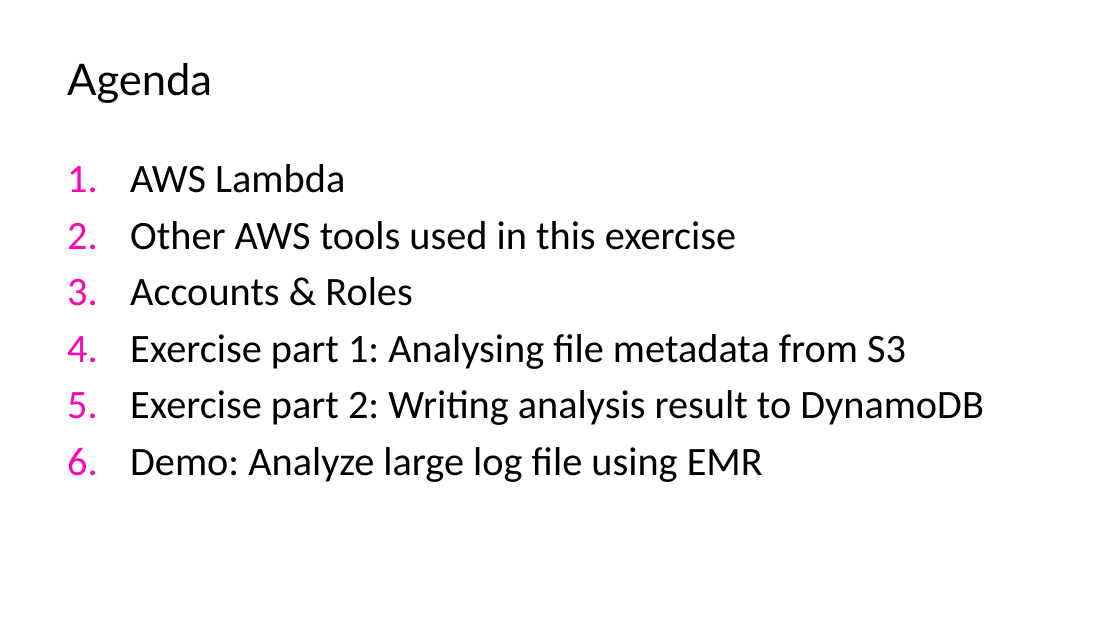
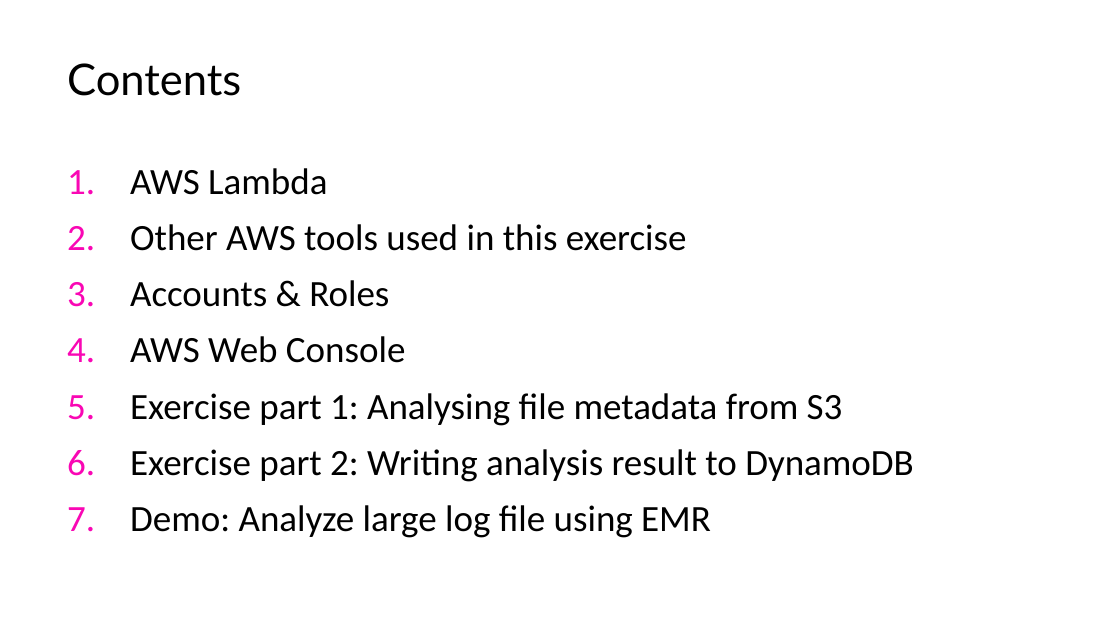
Before and after one commit to samion/aws-lambda, a slide deck: slide 3 of AWS-Lambda.pptx. Drawn at 1120x630 pixels with LibreOffice and Linux fonts; fonts in the diff are those of the drawing; background and template pictures are left out. Boxes give left, top, right and bottom in pixels: in the first picture for what was removed or moved away, otherwise in the second. Text is boxed around its words. In the diff, an @@ line names an element or a change of style, - is before the commit and + after.

```diff
--- a/AWS-Lambda.pptx
+++ b/AWS-Lambda.pptx
@@ title at [67,63,241,96]: text changed @@
-Agenda
+Contents
@@ text at [130,168,913,538]: size 25.9 to 23.8 pt; line spacing 1 to 1.1 @@
@@ text at [130,336,405,363]: paragraph added @@
+4. AWS Web Console
```
Also in this commit, not shown: 6 other slides changed, 6 slides added.
